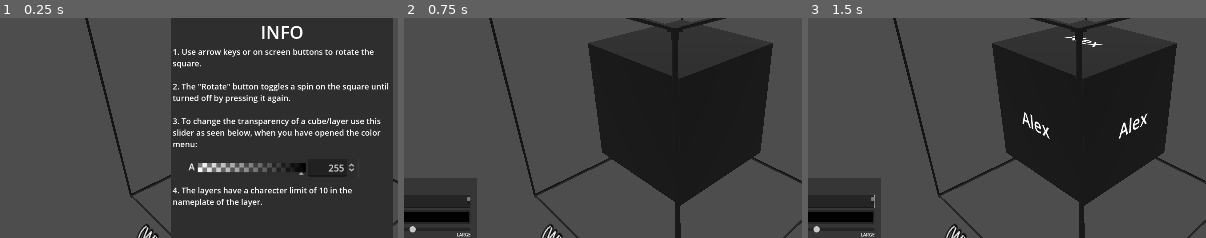
Above: before the commit, frames 1-3 (left to right).
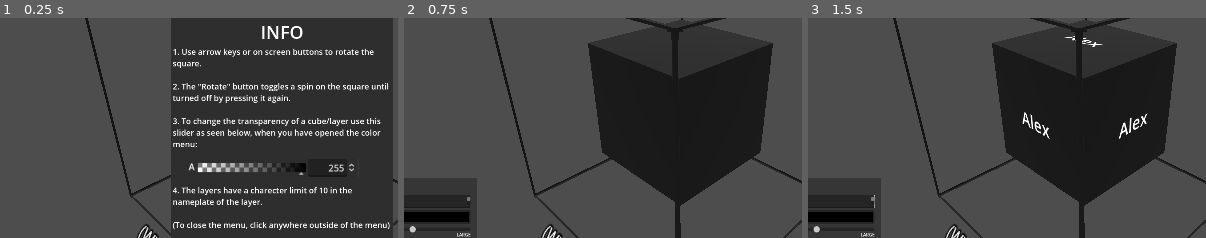
Above: after the commit, the same moments.

Repository: Maxi0272/DDU-eksamen
Game: Godot game, scene res://main.tscn
The game is run twice, just before and just after one commit, with the same random seed, the same clock (stepped at 60 frames per second) and the same inputs.
Inputs (mouse positions are % of the whole screen's width and height, from its top left):
- Up to frame 1 (0.25 s): no input
- Up to frame 2 (0.75 s): click "+ Add new" at 0.5 s
- Up to frame 3 (1.5 s): click (16, 66) at 1.27 s; type "Alex" at 1.35 s
The pictures show only the part of the screen within x 15-65%, y 24-74%; the shares and areas given below are measured in that part.

The runs differ from the first frame. In frame 1, 0.7% of the frame differs, in the area x 43-98%, y 92-97%; in frame 2, nothing differs; in frame 3, nothing differs.

Commit message:
Tilføjet i popup, hvordan man lukker

Diff:
--- a/Program/main.tscn
+++ b/Program/main.tscn
@@ -143,7 +143,9 @@
 
 
 
-4. The layers have a charecter limit of 10 in the nameplate of the layer. "
+4. The layers have a charecter limit of 10 in the nameplate of the layer.
+
+(To close the menu, click anywhere outside of the menu)"
 fit_content = true
 
 [node name="Sprite2D" type="Sprite2D" parent="Canvas_layer/HUD/PopupPanel/VBoxContainer"]
